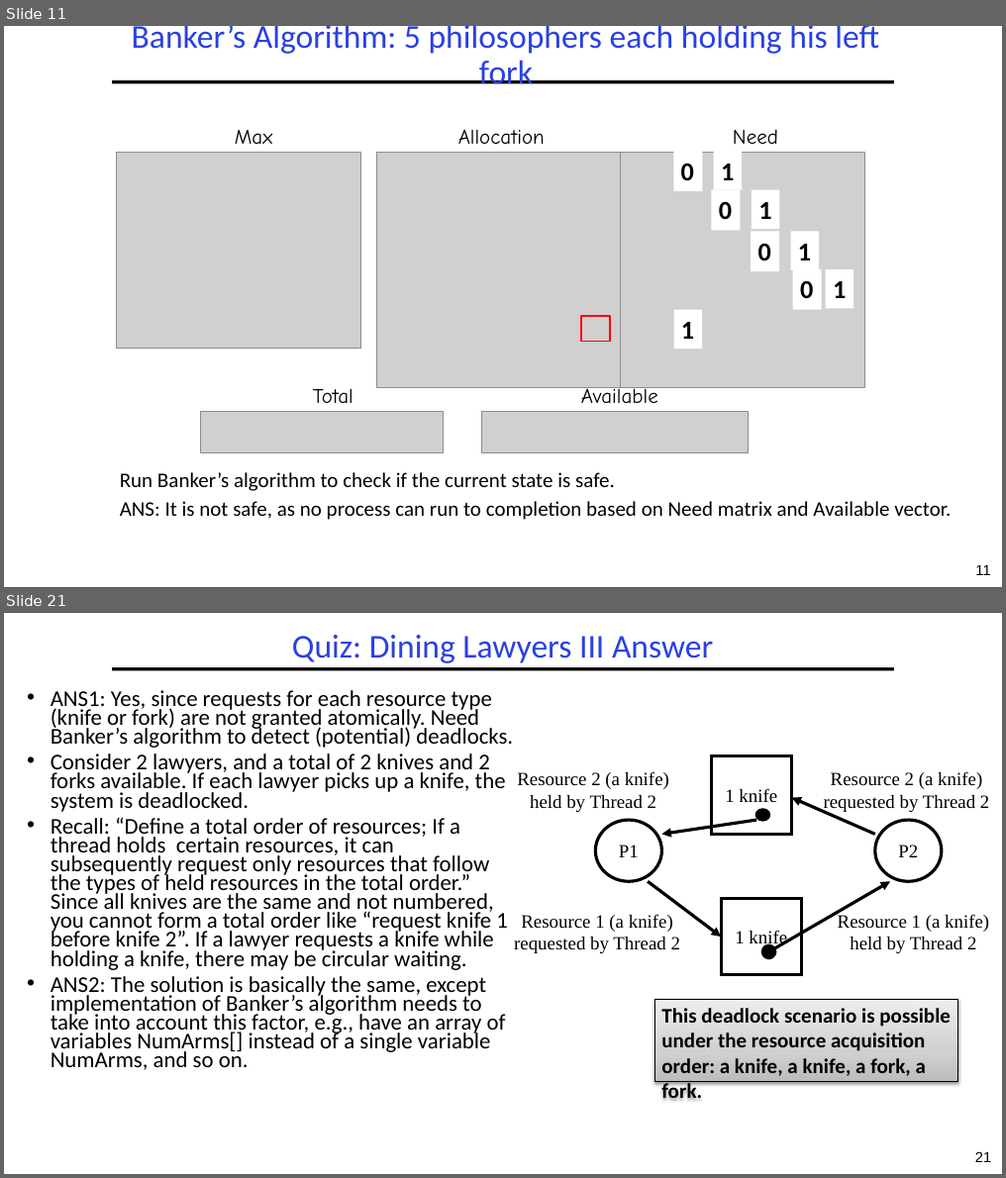
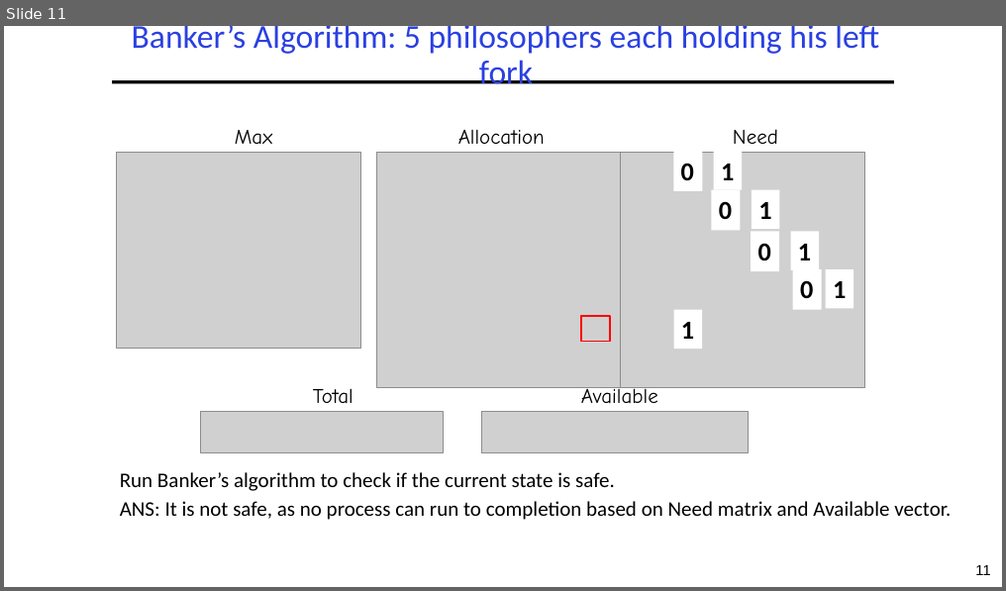
Before and after one commit to guhofstra/CSC256Fa25, a slide deck: PPTs/L4-Exercises ANS.pptx. Shown one above the other, each under a label of ours: slides 11 and 21 before the commit, slide 11 after it; the slides between them are not shown. The pictures are 1006x1178 and 1006x591 pixels, drawn with LibreOffice and Linux fonts; fonts in the diff are those of the drawing; grey boxes stand for pictures. Boxes give left, top, right and bottom in pixels: in the first picture for what was removed or moved away, otherwise in the second. Text is boxed around its words. In the diff, an @@ line names an element or a change of style, - is before the commit and + after.

```diff
--- a/PPTs/L4-Exercises ANS.pptx
+++ b/PPTs/L4-Exercises ANS.pptx
@@ slide 21 removed at <box>4,613,1002,1174</box>, background #FFFFFF; not listed: 2 template elements that a slide beside it also shows @@
@@ title removed at <box>292,635,713,663</box> @@
-Quiz: Dining Lawyers III Answer
@@ text removed at <box>51,690,513,1070</box> @@
-• ANS1: Yes, since requests for each resource type (knife or fork) are not granted atomically. Need Banker’s algorithm to detect (potential) deadlocks.
-• Consider 2 lawyers, and a total of 2 knives and 2 forks available. If each lawyer picks up a knife, the system is deadlocked.
-• Recall: “Define a total order of resources; If a thread holds certain resources, it can subsequently request only resources that follow the types of held resources in the total order.” Since all knives are the same and not numbered, you cannot form a total order like “request knife 1 before knife 2”. If a lawyer requests a knife while holding a knife, there may be circular waiting.
-• ANS2: The solution is basically the same, except implementation of Banker’s algorithm needs to take into account this factor, e.g., have an array of variables NumArms[] instead of a single variable NumArms, and so on.
@@ rectangle removed at <box>712,757,792,835</box> @@
-1 knife
@@ text removed at <box>517,771,669,812</box> @@
-Resource 2 (a knife) held by Thread 2
@@ text removed at <box>824,771,989,812</box> @@
-Resource 2 (a knife) requested by Thread 2
@@ ellipse removed at <box>595,820,662,881</box> @@
-P1
@@ arrow removed from (757, 820) to (662, 834) @@
@@ ellipse removed at <box>757,810,769,820</box> @@
@@ arrow removed from (875, 834) to (792, 798) @@
@@ ellipse removed at <box>875,820,943,881</box> @@
-P2
@@ arrow removed from (648, 881) to (721, 937) @@
@@ rectangle removed at <box>721,899,801,975</box> @@
-1 knife
@@ double arrow removed from (769, 953) to (890, 881) @@
@@ text removed at <box>514,914,680,954</box> @@
-Resource 1 (a knife) requested by Thread 2
@@ text removed at <box>838,913,989,954</box> @@
-Resource 1 (a knife) held by Thread 2
@@ rectangle removed at <box>654,999,958,1082</box> @@
-This deadlock scenario is possible under the resource acquisition order: a knife, a knife, a fork, a fork.
```
Also in this commit, not shown: 1 slide changed, 9 other slides removed, 5 other files.
